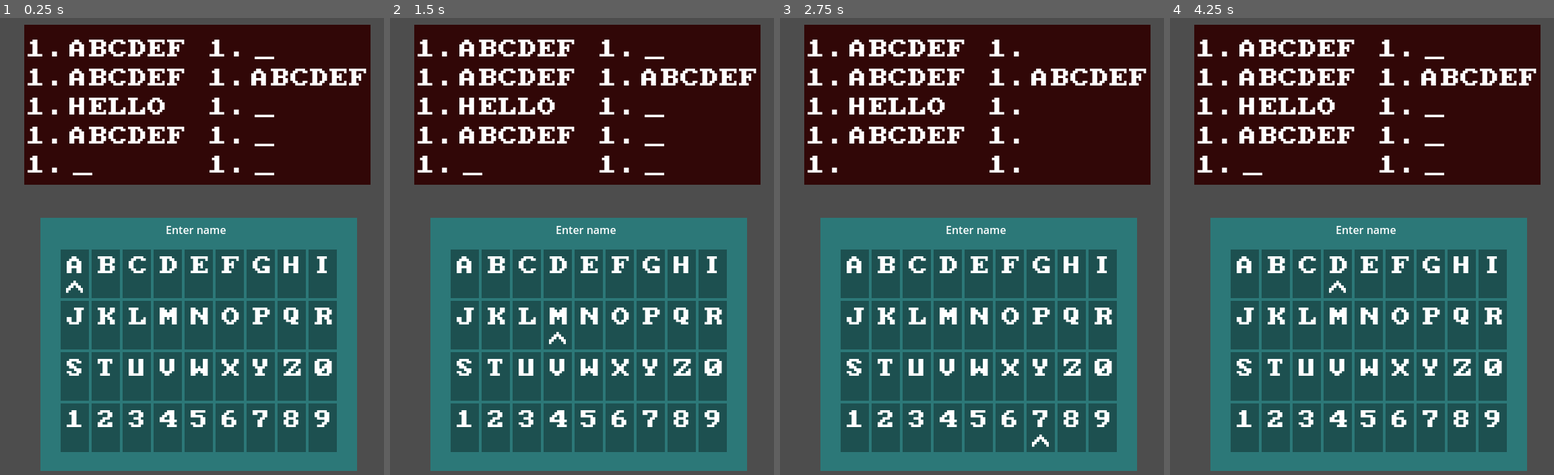
Above: before the commit, frames 1-4 (left to right).
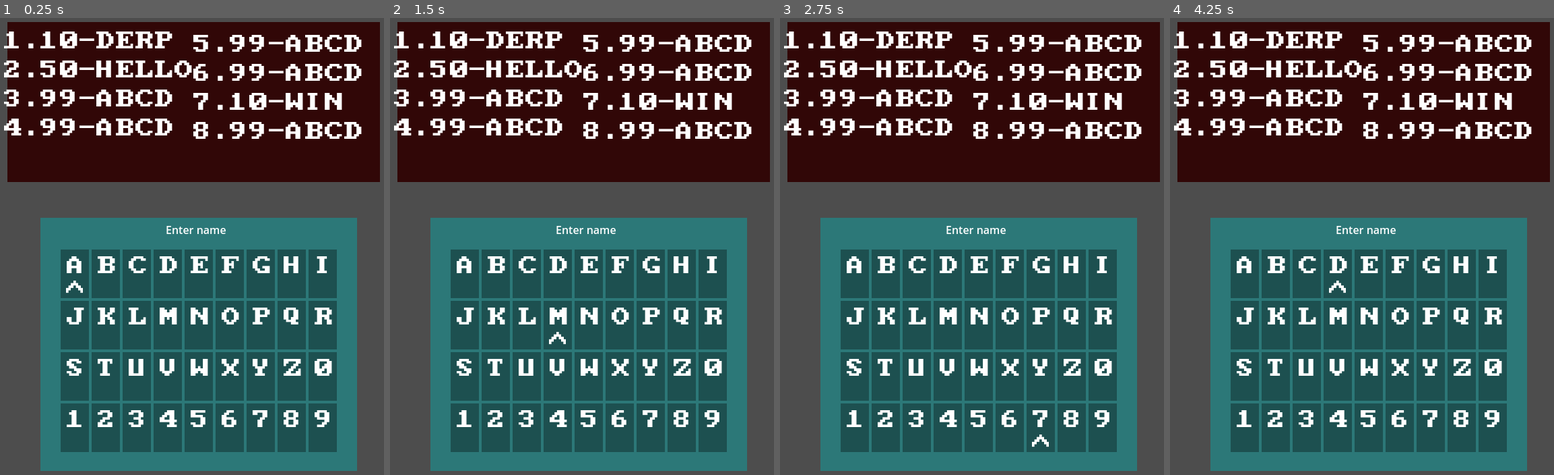
Above: after the commit, the same moments.

Repository: ktosox/GWJ74
Game: Godot game, scene res://experimental/leaderboard.tscn
The game is run twice, just before and just after one commit, with the same random seed, the same clock (stepped at 60 frames per second) and the same inputs. The project has no main scene, so this scene is started directly.
Inputs:
- Up to frame 1 (0.25 s): no input
- Up to frame 2 (1.5 s): tap Enter at 0.5 s; hold D (right) 0.53-1.28 s; hold Space (button_A) 0.53-1.28 s; hold S (down) from 1.28 s (still down); tap Shift (button_B) at 1.35 s
- Up to frame 3 (2.75 s): release S (down) at 2.03 s; hold D (right) from 2.03 s (still down); hold Space (button_A) from 2.03 s (still down)
- Up to frame 4 (4.25 s): release D (right) at 2.78 s; release Space (button_A) at 2.78 s; hold W (up) 2.78-3.53 s; tap Shift (button_B) at 2.85 s; hold A (left) from 3.53 s (still down); hold Space (button_A) from 3.53 s (still down)

The runs differ from the first frame. In frame 1, 12% of the frame differs, in the area x 1-99%, y 0-37%; in frame 2, 12%; in frame 3, 12%; in frame 4, 12%.

Commit message:
had to do a minor re-work
grid container arranges nodes by rows, and I need to arrange scores by columns, which makes them very incompatible

Diff:
--- a/Game/experimental/high_scores.gd
+++ b/Game/experimental/high_scores.gd
@@ -4,21 +4,54 @@
 
 # Called when the node enters the scene tree for the first time.
 func _ready() -> void:
-	for test in $Layout.get_children():
-		if randi()%2:
-			test.set_label("")
-			test.toggle()
-	insert_new_score(4).set_label("HELLO")
 
-func update_order() -> void:
+	var new_score = insert_new_score(1)
+	new_score.set_label("HELLO")
+	new_score.set_score(50)
+	new_score = insert_new_score(1)
+	new_score.set_label("DERP")
+	new_score.set_score(10)
+	new_score = insert_new_score(8)
+	new_score.set_label("LOSE")
+	new_score.set_score(1)
+	new_score = insert_new_score(7)
+	new_score.set_label("WIN")
+	new_score.set_score(10)
 
+#func update_order() -> void: # hahhaHAHahAHAHahhAHAHAha
+	#var counter = 0.0
+	#for score in $Layout.get_children():
+		#counter += 0.5
+		#var score_value = roundi(counter)
+		#if roundi(counter) == int(counter):
+			#score_value +=5
+		#score.set_index_number(score_value)
+	#pass
+
+func update_order():
+	var index_number = 1
+	for left_score in $LayoutLeft.get_children():
+		left_score.set_index_number(index_number)
+		index_number += 1
+	for right_score in $LayoutRight.get_children():
+		right_score.set_index_number(index_number)
+		index_number += 1
 	pass
+
 
 
 func insert_new_score(index : int) -> Node:
 	var new_score = score_scene.instantiate()
-	$Layout.add_child(new_score)
-	$Layout.move_child(new_score,index)
-	$Layout.get_child(10).queue_free()
+	if index < 5:
+		$LayoutLeft.add_child(new_score)
+		$LayoutLeft.move_child(new_score,index-1)
+		var score_to_reparent = $LayoutLeft.get_child(4)
+		score_to_reparent.reparent($LayoutRight)
+		$LayoutRight.move_child(score_to_reparent,0)
+	else:
+		$LayoutRight.add_child(new_score)
+		$LayoutRight.move_child(new_score,index-5)
+	$LayoutRight.get_child(4).queue_free()
+	update_order()
 	return new_score
 	pass
--- a/Game/experimental/high_scores.tscn
+++ b/Game/experimental/high_scores.tscn
@@ -4,47 +4,47 @@
 [ext_resource type="Script" path="res://experimental/high_scores.gd" id="1_t6u1j"]
 
 [node name="HighScores" type="ColorRect"]
-offset_left = 49.0
+offset_left = 27.0
 offset_top = 45.0
-offset_right = 563.0
+offset_right = 569.0
 offset_bottom = 282.0
 color = Color(0.192964, 0.0298431, 0.0298609, 1)
 script = ExtResource("1_t6u1j")
 
-[node name="Layout" type="GridContainer" parent="."]
-layout_mode = 2
-offset_left = 5.0
-offset_top = 12.0
-offset_right = 541.0
-offset_bottom = 275.0
-columns = 2
+[node name="LayoutLeft" type="VBoxContainer" parent="."]
+layout_mode = 0
+offset_left = -5.0
+offset_top = 4.0
+offset_right = 248.0
+offset_bottom = 215.0
 
-[node name="Score" parent="Layout" instance=ExtResource("1_mugo3")]
+[node name="Score" parent="LayoutLeft" instance=ExtResource("1_mugo3")]
 layout_mode = 2
 
-[node name="Score2" parent="Layout" instance=ExtResource("1_mugo3")]
+[node name="Score2" parent="LayoutLeft" instance=ExtResource("1_mugo3")]
 layout_mode = 2
 
-[node name="Score3" parent="Layout" instance=ExtResource("1_mugo3")]
+[node name="Score3" parent="LayoutLeft" instance=ExtResource("1_mugo3")]
 layout_mode = 2
 
-[node name="Score4" parent="Layout" instance=ExtResource("1_mugo3")]
+[node name="Score4" parent="LayoutLeft" instance=ExtResource("1_mugo3")]
 layout_mode = 2
 
-[node name="Score5" parent="Layout" instance=ExtResource("1_mugo3")]
+[node name="LayoutRight" type="VBoxContainer" parent="."]
+layout_mode = 0
+offset_left = 276.0
+offset_top = 9.0
+offset_right = 529.0
+offset_bottom = 220.0
+
+[node name="Score5" parent="LayoutRight" instance=ExtResource("1_mugo3")]
 layout_mode = 2
 
-[node name="Score6" parent="Layout" instance=ExtResource("1_mugo3")]
+[node name="Score6" parent="LayoutRight" instance=ExtResource("1_mugo3")]
 layout_mode = 2
 
-[node name="Score7" parent="Layout" instance=ExtResource("1_mugo3")]
+[node name="Score7" parent="LayoutRight" instance=ExtResource("1_mugo3")]
 layout_mode = 2
 
-[node name="Score8" parent="Layout" instance=ExtResource("1_mugo3")]
+[node name="Score8" parent="LayoutRight" instance=ExtResource("1_mugo3")]
 layout_mode = 2
-
-[node name="Score9" parent="Layout" instance=ExtResource("1_mugo3")]
-layout_mode = 2
-
-[node name="Score10" parent="Layout" instance=ExtResource("1_mugo3")]
-layout_mode = 2
--- a/Game/experimental/leaderboard.tscn
+++ b/Game/experimental/leaderboard.tscn
@@ -8,7 +8,6 @@
 [node name="Keyboard" parent="." instance=ExtResource("1_mfhsa")]
 
 [node name="HighScores" parent="." instance=ExtResource("2_uxsp0")]
-offset_left = 41.0
-offset_top = 113.0
-offset_right = 555.0
-offset_bottom = 350.0
+offset_left = 16.0
+offset_top = 109.0
+offset_bottom = 346.0
--- a/Game/experimental/score.gd
+++ b/Game/experimental/score.gd
@@ -1,4 +1,5 @@
 extends HBoxContainer
+
 
 func toggle() -> void:
 	if $BlinkyLine/Blinker.is_playing():
@@ -6,8 +7,12 @@
 	else:
 		$BlinkyLine/Blinker.play("blink")
 
-func set_number(number : int) -> void:
+func set_index_number(number : int) -> void:
 	$Number.text = str(number) + '.'
+
+func set_score(score : int) -> void:
+	$Score.text = str(score) +'-'
+	pass
 
 func set_label(text : String) -> void:
 	$StoredName.text = text
--- a/Game/experimental/score.tscn
+++ b/Game/experimental/score.tscn
@@ -2,6 +2,21 @@
 
 [ext_resource type="Script" path="res://experimental/score.gd" id="1_algqp"]
 [ext_resource type="Theme" uid="uid://em0x4hcgcgxj" path="res://experimental/basic_font.tres" id="2_y6xgt"]
+
+[sub_resource type="Animation" id="Animation_1w2xs"]
+length = 0.001
+tracks/0/type = "value"
+tracks/0/imported = false
+tracks/0/enabled = true
+tracks/0/path = NodePath(".:visible")
+tracks/0/interp = 1
+tracks/0/loop_wrap = true
+tracks/0/keys = {
+"times": PackedFloat32Array(0),
+"transitions": PackedFloat32Array(1),
+"update": 1,
+"values": [false]
+}
 
 [sub_resource type="Animation" id="Animation_3plh4"]
 resource_name = "blink"
@@ -19,21 +34,6 @@
 "values": [true, false]
 }
 
-[sub_resource type="Animation" id="Animation_1w2xs"]
-length = 0.001
-tracks/0/type = "value"
-tracks/0/imported = false
-tracks/0/enabled = true
-tracks/0/path = NodePath(".:visible")
-tracks/0/interp = 1
-tracks/0/loop_wrap = true
-tracks/0/keys = {
-"times": PackedFloat32Array(0),
-"transitions": PackedFloat32Array(1),
-"update": 1,
-"values": [false]
-}
-
 [sub_resource type="AnimationLibrary" id="AnimationLibrary_gxr3w"]
 _data = {
 "RESET": SubResource("Animation_1w2xs"),
@@ -41,7 +41,10 @@
 }
 
 [node name="Score" type="HBoxContainer"]
+offset_right = 314.0
+offset_bottom = 39.0
 size_flags_horizontal = 3
+theme_override_constants/separation = -4
 script = ExtResource("1_algqp")
 
 [node name="Number" type="Label" parent="."]
@@ -49,10 +52,15 @@
 theme = ExtResource("2_y6xgt")
 text = "1."
 
+[node name="Score" type="Label" parent="."]
+layout_mode = 2
+theme = ExtResource("2_y6xgt")
+text = "99-"
+
 [node name="StoredName" type="Label" parent="."]
 layout_mode = 2
 theme = ExtResource("2_y6xgt")
-text = "ABCDEF"
+text = "ABCD"
 
 [node name="BlinkyLine" type="Label" parent="."]
 visible = false
